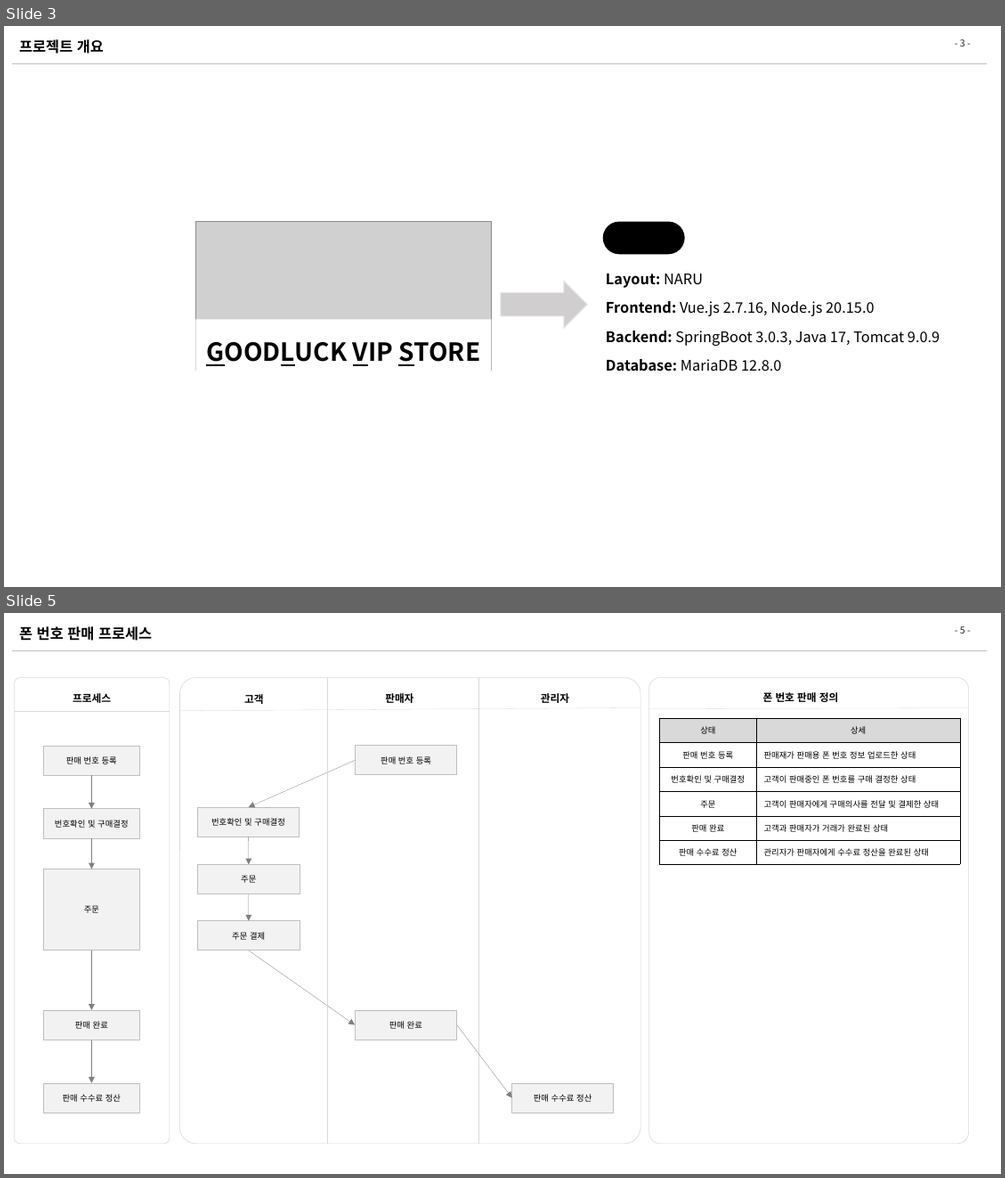
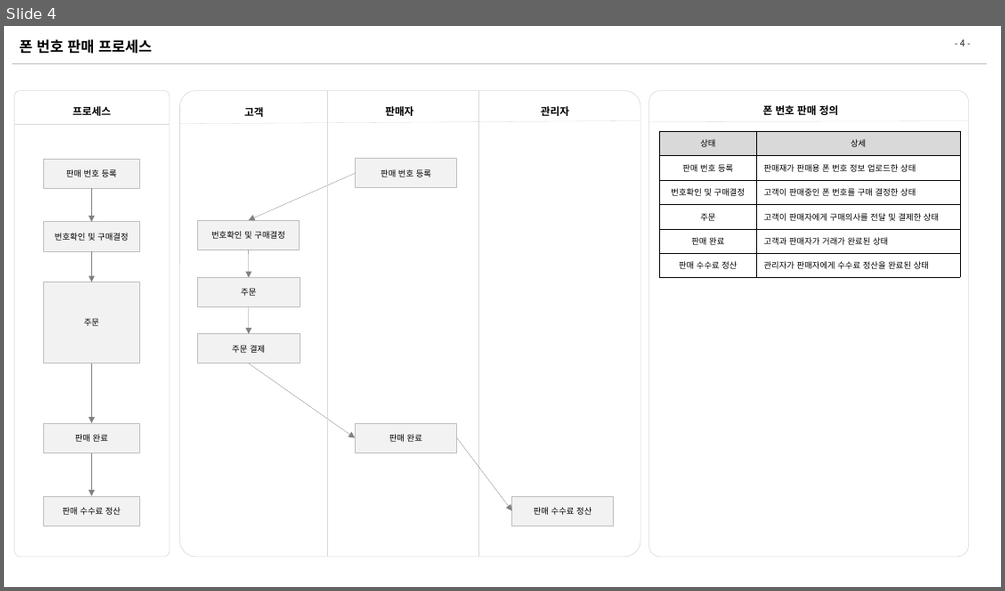
Before and after one commit to zhengze00/SpringBoot-MariaDB-master, a slide deck: Project File/[SK C&C] 인턴PT_오정택.pptx. Shown one above the other, each under a label of ours: slides 3 and 5 before the commit, slide 4 after it; the slides between them are not shown. The pictures are 1005x1178 and 1005x591 pixels, drawn with LibreOffice and Linux fonts; fonts in the diff are those of the drawing; grey boxes stand for pictures. Boxes give left, top, right and bottom in pixels: in the first picture for what was removed or moved away, otherwise in the second. Text is boxed around its words. In the diff, an @@ line names an element or a change of style, - is before the commit and + after.

```diff
--- a/Project File/[SK C&C] 인턴PT_오정택.pptx
+++ b/Project File/[SK C&C] 인턴PT_오정택.pptx
@@ slide 3 removed at <box>4,26,1001,587</box>, background #FFFFFF; not listed: 2 template elements that a slide beside it also shows @@
@@ title removed at <box>19,39,104,54</box> @@
-프로젝트 개요
@@ picture removed at <box>195,221,491,370</box> @@
@@ rounded rectangle removed at <box>603,221,685,254</box> @@
-기술
@@ right arrow removed at <box>501,281,587,328</box> @@
@@ text removed at <box>606,273,939,371</box> @@
-Layout: NARU
-Frontend: Vue.js 2.7.16, Node.js 20.15.0
-Backend: SpringBoot 3.0.3, Java 17, Tomcat 9.0.9
-Database: MariaDB 12.8.0
@@ rectangle removed at <box>195,319,491,375</box> @@
-GOODLUCK VIP STORE
@@ what was slide 5 is now slide 4 @@
@@ page number at <box>960,39,965,46</box>: text changed @@
-- 5 -
+- 4 -
```
Also in this commit, not shown: 3 slides changed, 1 slide added, 28 other slides removed, 2 other files.
